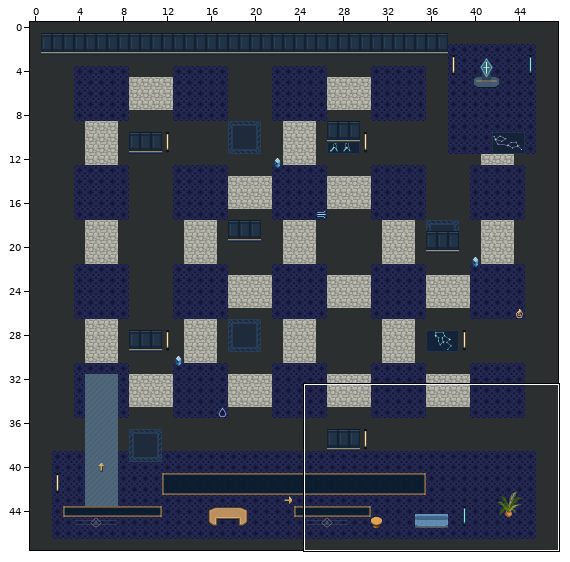
Tiled map (JSON) -- maps/comet-maze.tmj. The picture above shows the old version from afar; the outline marks the close-up.
Close-up. Before the commit:
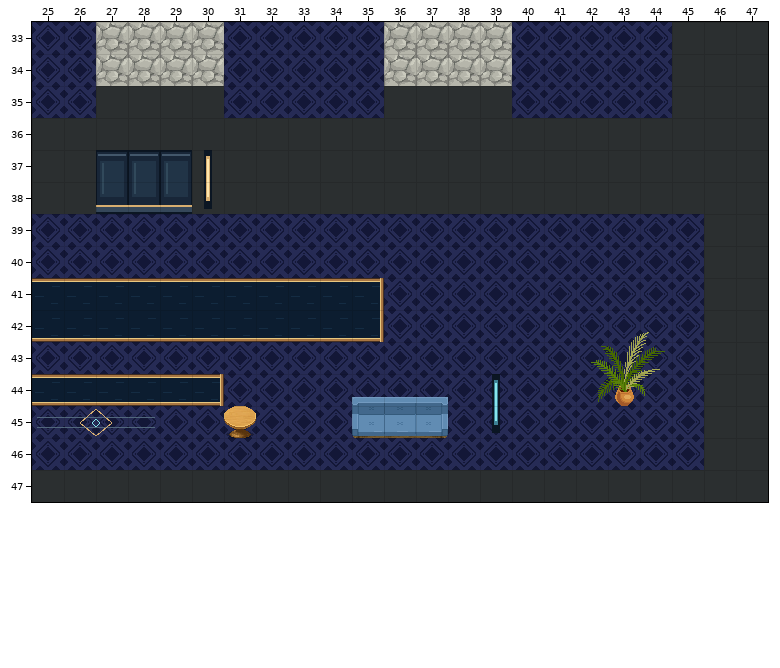
Cells are 32x32 px. Shown: x 25..47, y 33..47. The commit also changed other parts of the map, which this record leaves out.
The same view after the edit:
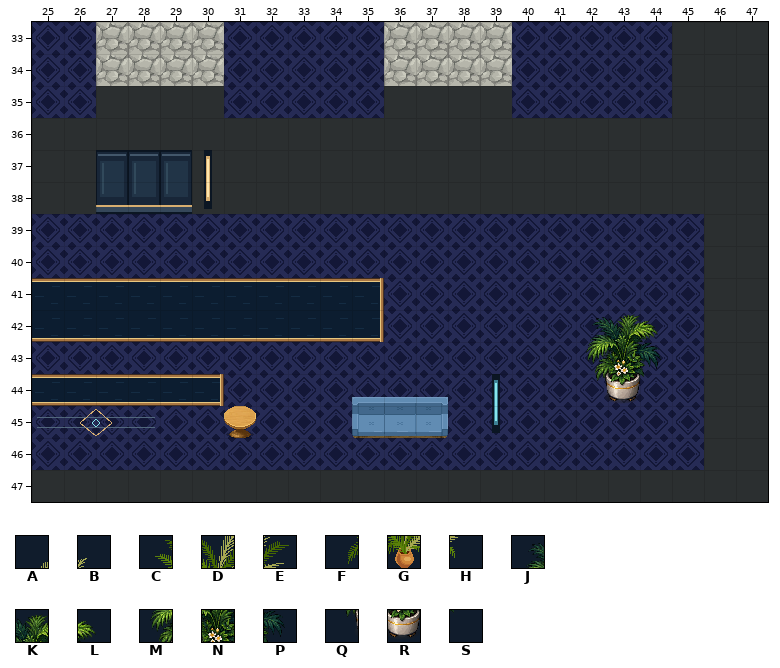
Key: from "art-7": A 61, B 62, C 72, D 73, E 74, F 84, G 85, H 86; from "world-ambient-plants": J 0, K 1, L 2, M 3, N 4, P 5, Q 6, R 7, S 8.
_ is an empty cell.
Edits made:
{"where": "layer \"scenery-belowAvatar-0\""}
{"y":44,"x":42,"old":"___","new":"QRS"}
{"where": "layer \"scenery-aboveAvatar-0\""}
{"y":42,"x":42,"old":"_AB","new":"JKL"}
{"y":43,"x":42,"old":"CDE","new":"MNP"}
{"y":44,"x":42,"old":"FGH","new":"___"}
